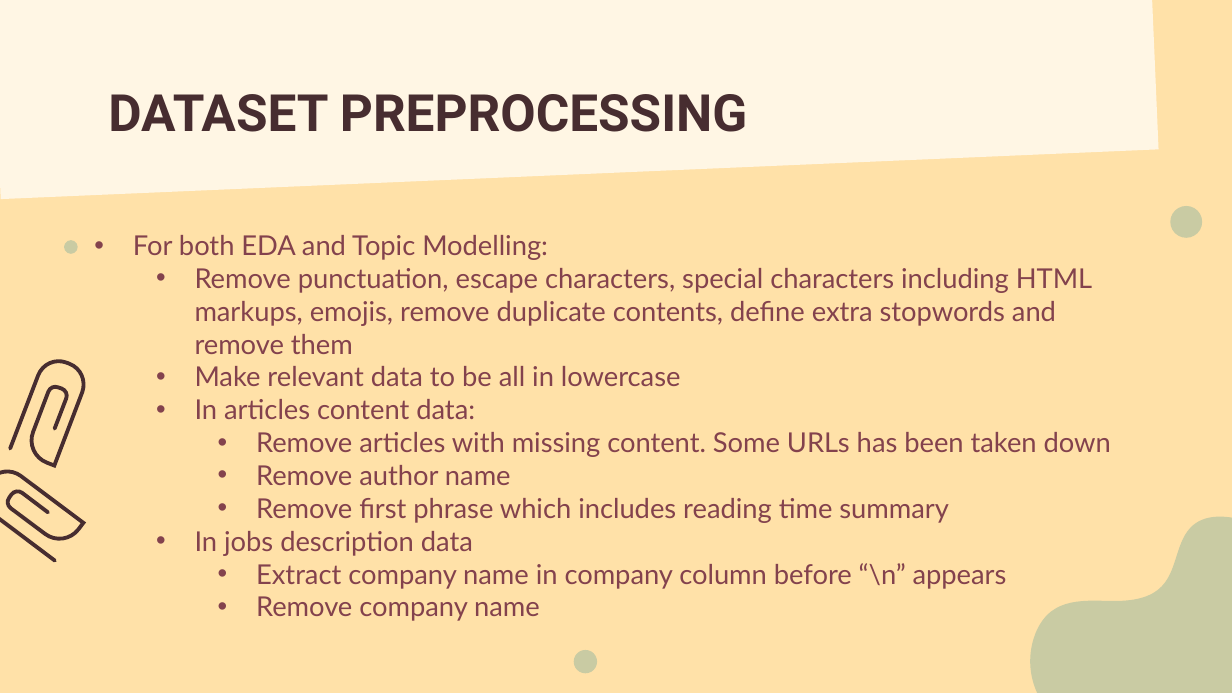
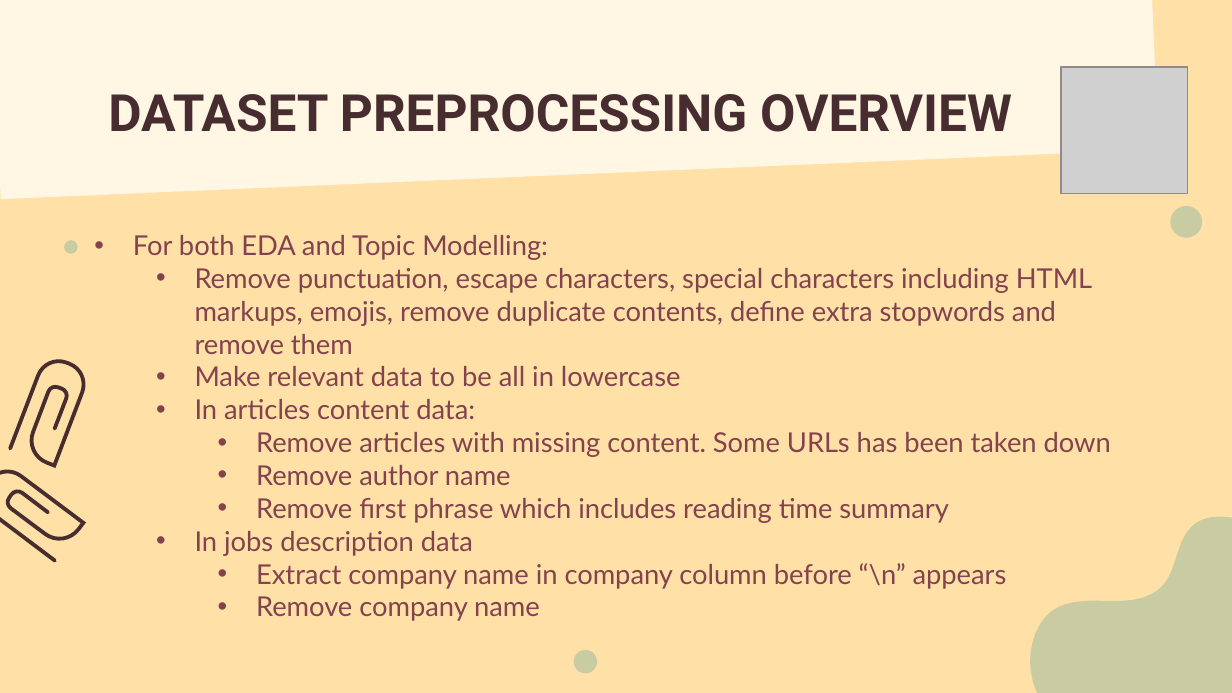
Before and after one commit to LiyanaRoslie/ds-keywords, a slide deck: slide 12 of Capstone_presentation_v1.1.pptx. Drawn at 1232x693 pixels with LibreOffice and Linux fonts; fonts in the diff are those of the drawing; grey boxes stand for pictures. Boxes give left, top, right and bottom in pixels: in the first picture for what was removed or moved away, otherwise in the second. Text is boxed around its words. In the diff, an @@ line names an element or a change of style, - is before the commit and + after.

```diff
--- a/Capstone_presentation_v1.1.pptx
+++ b/Capstone_presentation_v1.1.pptx
@@ picture added at (x1=1061, y1=67, x2=1188, y2=193) @@
@@ title at (x1=108, y1=94, x2=1012, y2=132): text changed @@
-DATASET PREPROCESSING
+DATASET PREPROCESSING OVERVIEW
```
Also in this commit, not shown: 14 other slides changed, 3 slides added, 1 slide removed.
